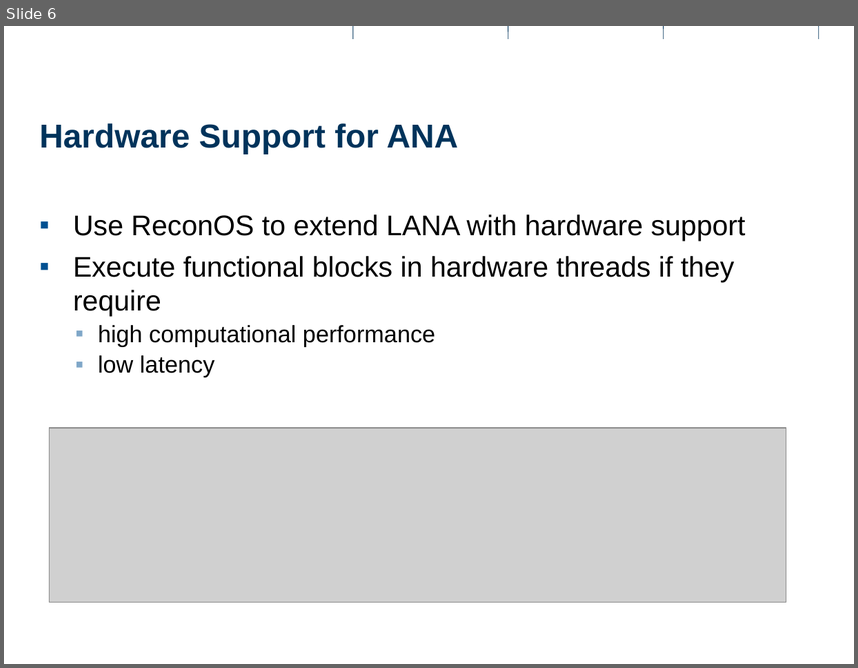
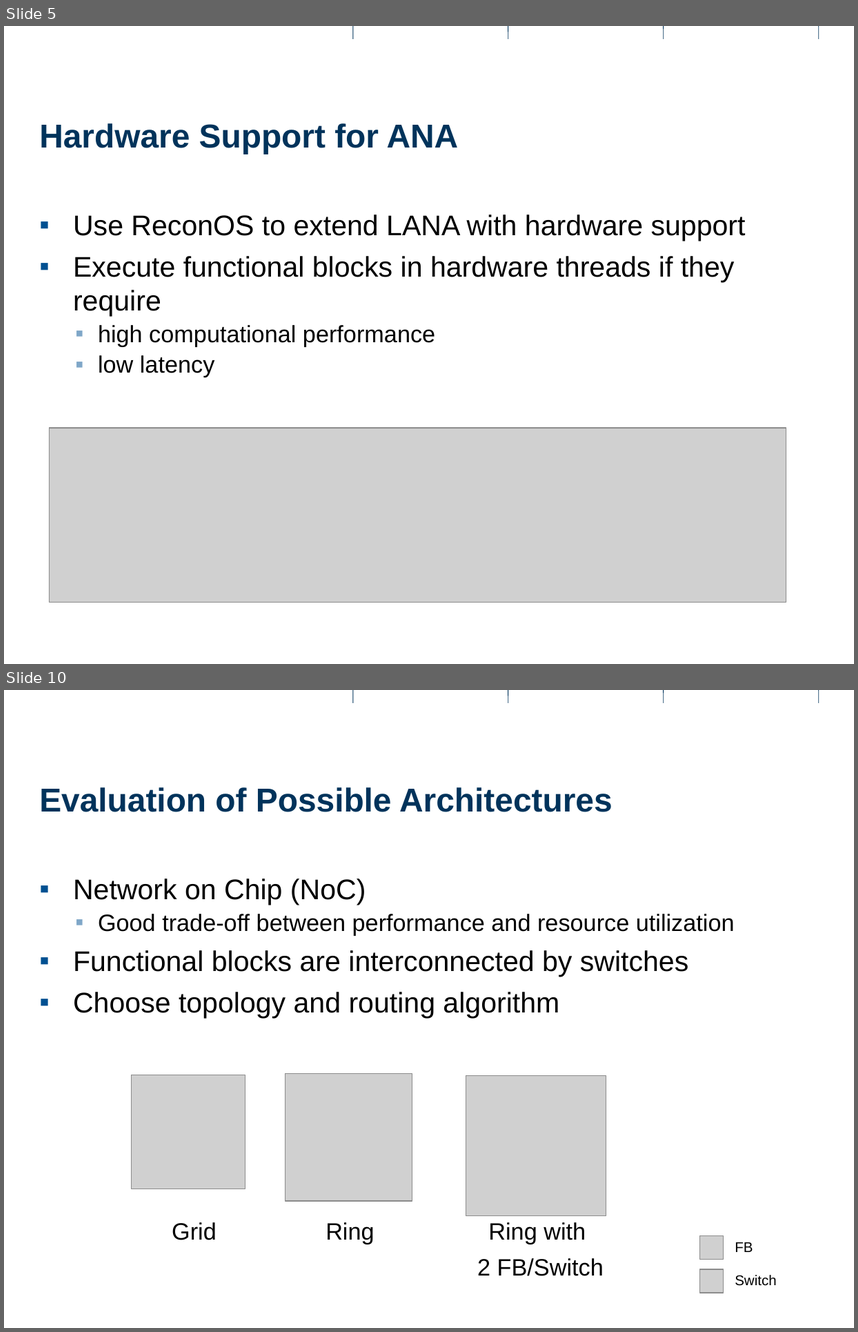
Before and after one commit to rihuber/ma, a slide deck: documents/presentations/intermediate1/intermediate1.odp. Shown one above the other, each under a label of ours: slide 6 before the commit, slides 5 and 10 after it; the slides between them are not shown. The pictures are 858x668 and 858x1332 pixels, drawn with LibreOffice and Linux fonts; fonts in the diff are those of the drawing; grey boxes stand for pictures; background and template pictures are left out. Boxes give left, top, right and bottom in pixels: in the first picture for what was removed or moved away, otherwise in the second. Text is boxed around its words. In the diff, an @@ line names an element or a change of style, - is before the commit and + after.

```diff
--- a/documents/presentations/intermediate1/intermediate1.odp
+++ b/documents/presentations/intermediate1/intermediate1.odp
@@ slide 10 added at <box>4,690,854,1328</box>, background #FFFFFF; not listed: 6 template elements that a slide beside it also shows @@
@@ title added at <box>39,787,613,812</box>, 28 pt, text #00335B, bold @@
+Evaluation of Possible Architectures
@@ text added at <box>73,878,735,1018</box>, 24 pt, text #000000 @@
+▪ Network on Chip (NoC)
+  ▪ Good trade-off between performance and resource utilization
+▪ Functional blocks are interconnected by switches
+▪ Choose topology and routing algorithm
@@ picture added at <box>132,1075,245,1189</box> @@
@@ picture added at <box>286,1074,413,1201</box> @@
@@ picture added at <box>466,1075,606,1215</box> @@
@@ text added at <box>172,1222,217,1240</box>, 20 pt, text #000000 @@
+Grid
@@ text added at <box>326,1222,374,1244</box>, 20 pt, text #000000 @@
+Ring
@@ text added at <box>477,1222,604,1276</box>, 20 pt, text #000000 @@
+Ring with
+2 FB/Switch
@@ picture added at <box>700,1236,724,1259</box> @@
@@ text added at <box>735,1242,753,1252</box>, 12 pt, text #000000 @@
+FB
@@ picture added at <box>700,1269,724,1292</box> @@
@@ text added at <box>735,1274,776,1285</box>, 12 pt, text #000000 @@
+Switch
@@ page number added at <box>674,1307,826,1328</box>, 8 pt, text #FFFFFF @@
+10
@@ what was slide 6 is now slide 5 @@
```
Also in this commit, not shown: 11 slides changed, 4 other slides added, 3 slides removed.
